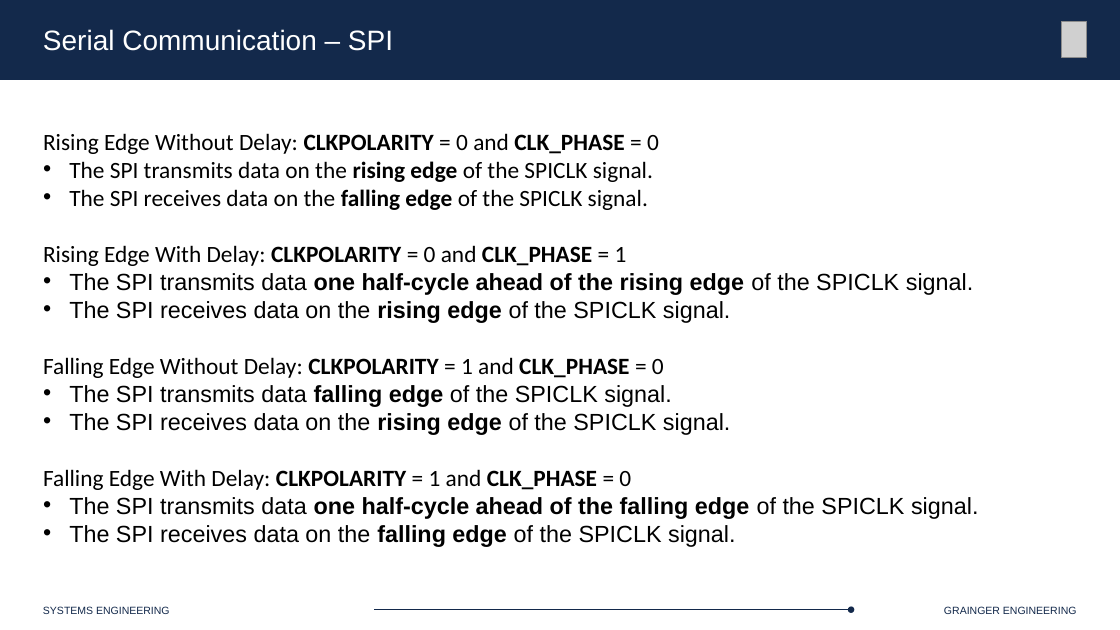
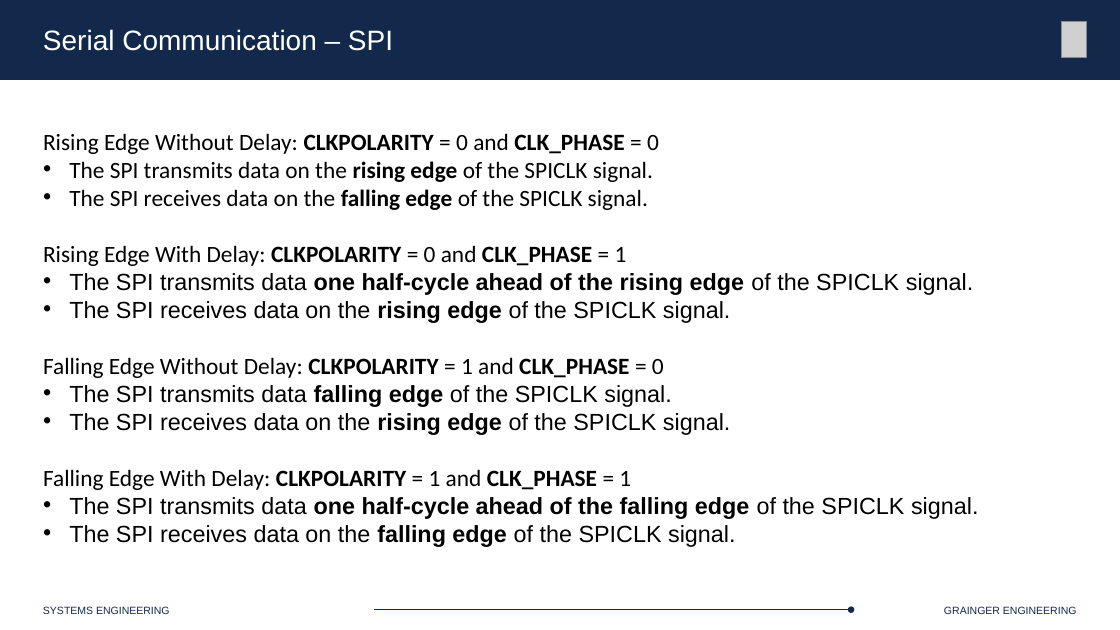
Before and after one commit to Marius-Juston/SE-423---Class-Material, a slide deck: slide 38 of Lectures/Slides/L10.pptx. Drawn at 1120x630 pixels with LibreOffice and Linux fonts; fonts in the diff are those of the drawing; grey boxes stand for pictures. Boxes give left, top, right and bottom in pixels: in the first picture for what was removed or moved away, otherwise in the second. Text is boxed around its words. In the diff, an @@ line names an element or a change of style, - is before the commit and + after.

Commit message:
fixed spelling mistakes

```diff
--- a/Lectures/Slides/L10.pptx
+++ b/Lectures/Slides/L10.pptx
@@ text at <box>43,469,631,490</box>: text changed @@
-Falling Edge With Delay: CLKPOLARITY = 1 and CLK_PHASE = 0
+Falling Edge With Delay: CLKPOLARITY = 1 and CLK_PHASE = 1
```
Also in this commit, not shown: 3 other slides changed.
